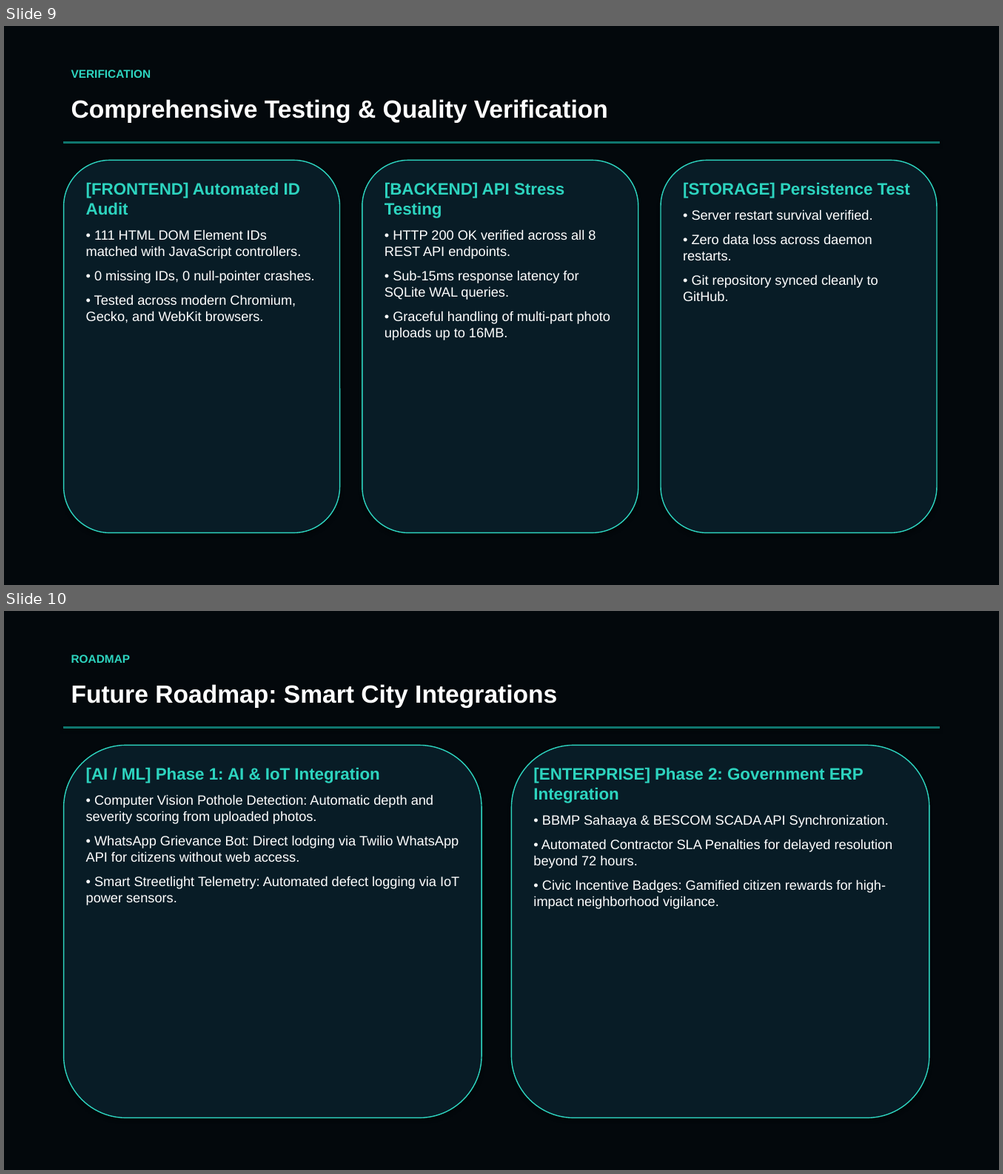
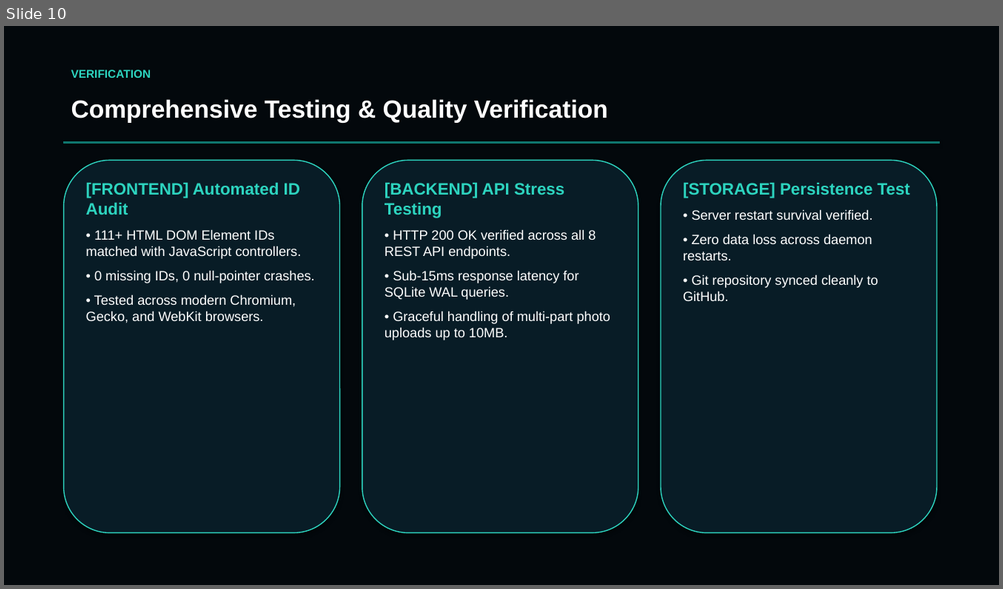
Before and after one commit to chinmaymr7090/CitizenShield, a slide deck: CitizenShield_Presentation.pptx. Shown one above the other, each under a label of ours: slides 9 and 10 before the commit, slide 10 after it. The pictures are 1003x1174 and 1003x589 pixels, drawn with LibreOffice and Linux fonts; fonts in the diff are those of the drawing. Boxes give left, top, right and bottom in pixels: in the first picture for what was removed or moved away, otherwise in the second. Text is boxed around its words. In the diff, an @@ line names an element or a change of style, - is before the commit and + after.

```diff
--- a/CitizenShield_Presentation.pptx
+++ b/CitizenShield_Presentation.pptx
@@ slide 10 removed at bbox=[4, 611, 999, 1170], background #FFFFFF @@
@@ rectangle removed at bbox=[4, 611, 999, 1170] @@
@@ text removed at bbox=[71, 655, 131, 663] @@
-ROADMAP
@@ text removed at bbox=[71, 684, 557, 708] @@
-Future Roadmap: Smart City Integrations
@@ rectangle removed at bbox=[64, 726, 939, 728] @@
@@ rounded rectangle removed at bbox=[64, 745, 481, 1119] @@
@@ rounded rectangle removed at bbox=[512, 745, 929, 1119] @@
@@ text removed at bbox=[86, 768, 459, 906] @@
-[AI / ML] Phase 1: AI & IoT Integration
-• Computer Vision Pothole Detection: Automatic depth and severity scoring from uploaded photos.
-• WhatsApp Grievance Bot: Direct lodging via Twilio WhatsApp API for citizens without web access.
-• Smart Streetlight Telemetry: Automated defect logging via IoT power sensors.
@@ text removed at bbox=[533, 768, 893, 909] @@
-[ENTERPRISE] Phase 2: Government ERP Integration
-• BBMP Sahaaya & BESCOM SCADA API Synchronization.
-• Automated Contractor SLA Penalties for delayed resolution beyond 72 hours.
-• Civic Incentive Badges: Gamified citizen rewards for high-impact neighborhood vigilance.
@@ what was slide 9 is now slide 10 @@
@@ slide 10 changed as well @@
@@ text at bbox=[86, 230, 301, 259]: text changed @@
-• 111 HTML DOM Element IDs matched with JavaScript controllers.
+• 111+ HTML DOM Element IDs matched with JavaScript controllers.
@@ text at bbox=[384, 311, 610, 340]: text changed @@
-• Graceful handling of multi-part photo uploads up to 16MB.
+• Graceful handling of multi-part photo uploads up to 10MB.
```
Also in this commit, not shown: 10 other slides changed, 1 slide added, 1 other file.
